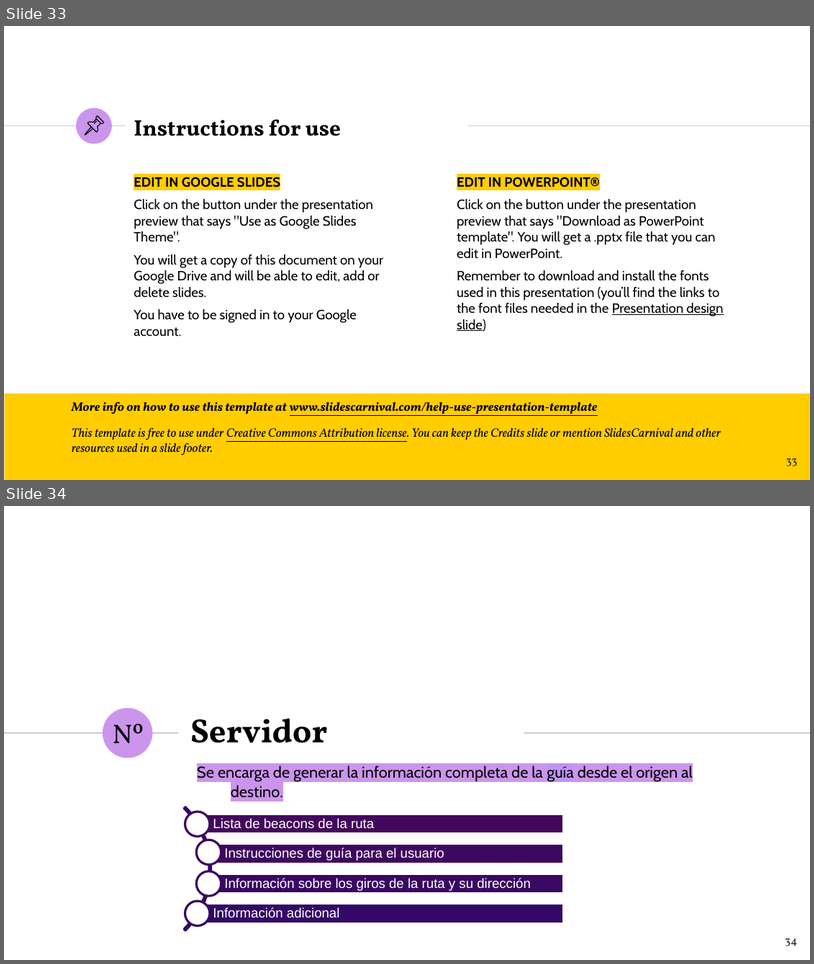
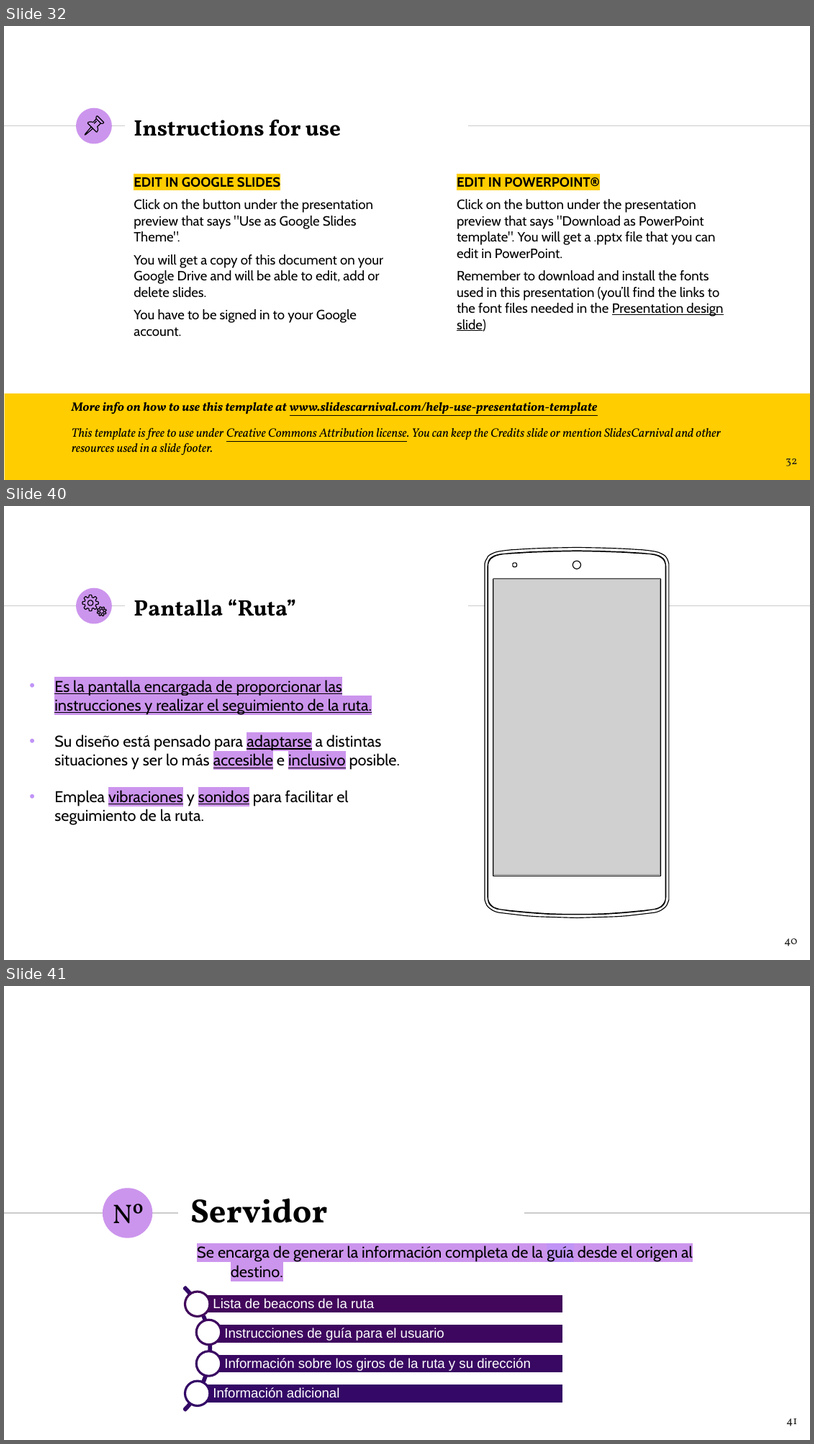
Before and after one commit to NILGroup/TFG-1920-DiscapacidadVisual, a slide deck: Defensa/Viola · SlidesCarnival_DiaposClara.pptx. Shown one above the other, each under a label of ours: slides 33 and 34 before the commit, slides 32, 40 and 41 after it; the slides between them are not shown. The pictures are 814x964 and 814x1444 pixels, drawn with LibreOffice and Linux fonts; fonts in the diff are those of the drawing; grey boxes stand for pictures. Boxes give left, top, right and bottom in pixels: in the first picture for what was removed or moved away, otherwise in the second. Text is boxed around its words. In the diff, an @@ line names an element or a change of style, - is before the commit and + after.

```diff
--- a/Defensa/Viola · SlidesCarnival_DiaposClara.pptx
+++ b/Defensa/Viola · SlidesCarnival_DiaposClara.pptx
@@ slide 40 added at [4,506,810,960], background #FFFFFF; not listed: 3 template elements that a slide beside it also shows @@
@@ freeform shape added at [485,547,669,917], fill #FFFFFF, outline #000000 0.75 pt @@
@@ picture added at [494,579,661,875] @@
@@ freeform shape added at [82,595,98,611], outline #000000 0.75 pt @@
@@ freeform shape added at [98,607,106,615], outline #000000 0.75 pt @@
@@ title added at [134,599,297,616], 20 pt, text #000000, bold @@
+Pantalla “Ruta”
@@ text added at [54,680,372,714], 14 pt, text #000000, underline @@
+• Es la pantalla encargada de proporcionar las instrucciones y realizar el seguimiento de la ruta.
@@ text added at [54,734,401,770], 14 pt, text #000000 @@
+• Su diseño está pensado para adaptarse a distintas situaciones y ser lo más accesible e inclusivo posible.
@@ text added at [54,790,348,825], 14 pt, text #000000 @@
+• Emplea vibraciones y sonidos para facilitar el seguimiento de la ruta.
@@ page number added at [784,938,797,946], 10 pt, text #1D1D1B @@
+40
@@ what was slide 33 is now slide 32 @@
@@ page number at [786,458,797,466]: text changed @@
-33
+32
@@ what was slide 34 is now slide 41 @@
@@ page number at [787,1418,797,1426]: text changed @@
-34
+41
```
Also in this commit, not shown: 6 slides changed, 7 other slides added, 1 slide removed, 23 other files.
